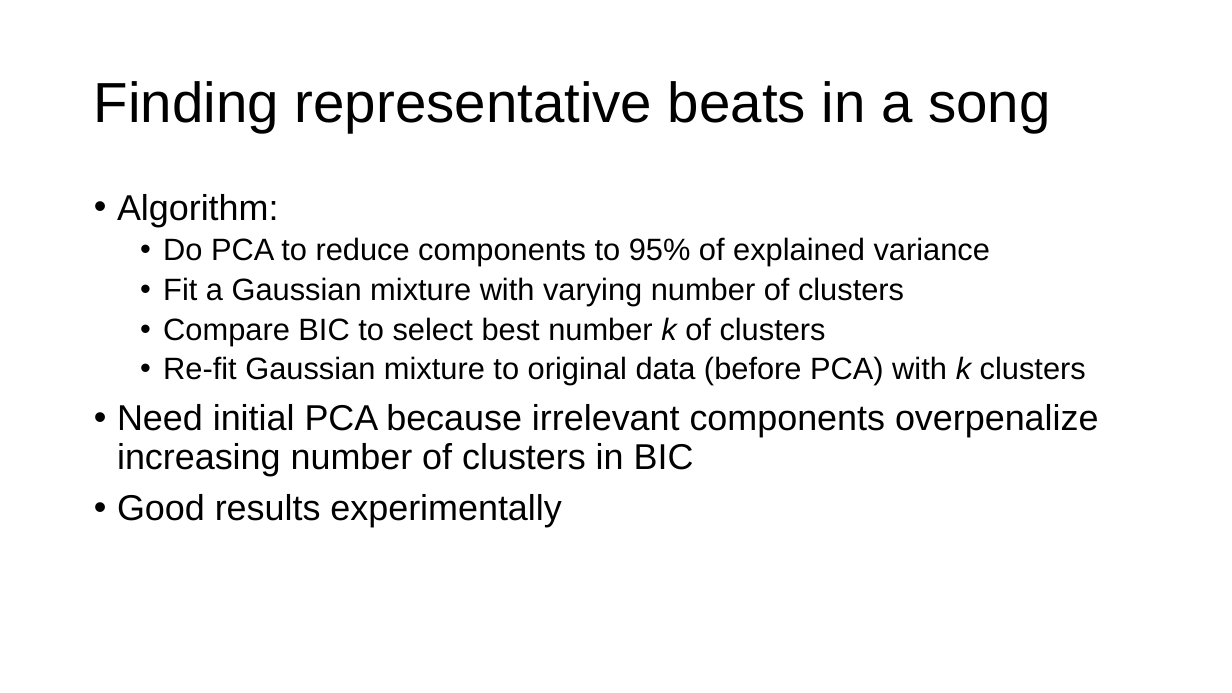
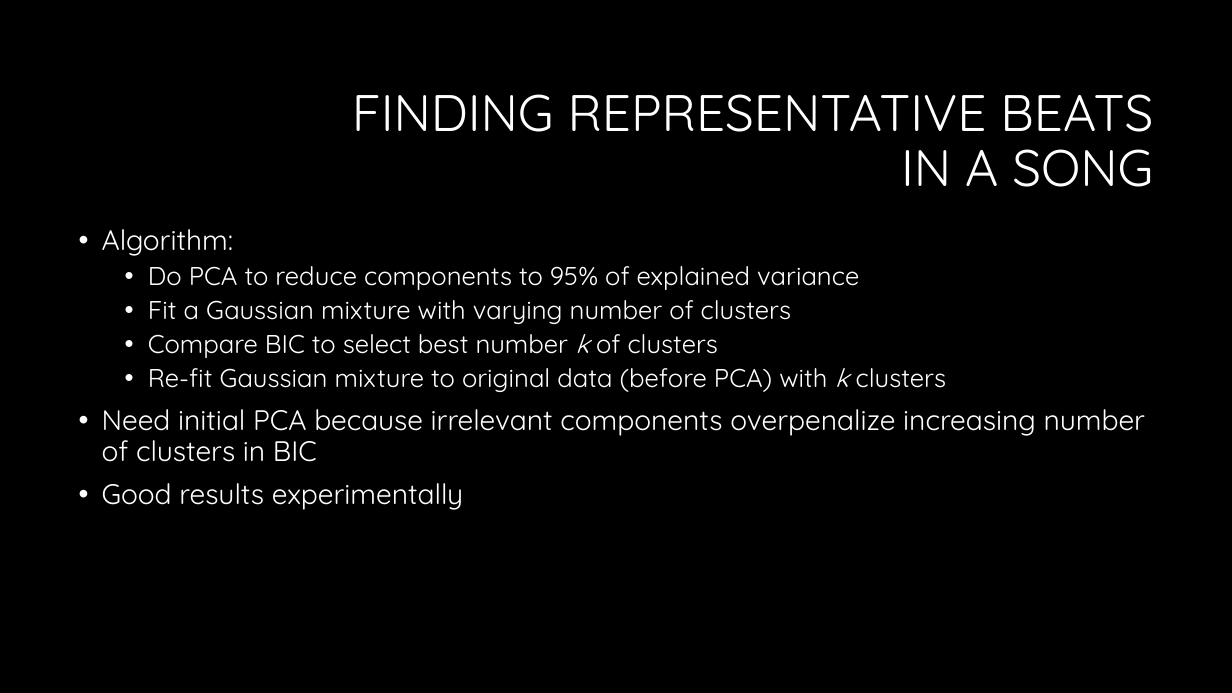
Before and after one commit to chenhi/groove_gang, a slide deck: slide 9 of presentation.pptx (slide 4 before the commit). Drawn at 1232x693 pixels with LibreOffice and Linux fonts; fonts in the diff are those of the drawing. Boxes give left, top, right and bottom in pixels: in the first picture for what was removed or moved away, otherwise in the second. Text is boxed around its words. In the diff, an @@ line names an element or a change of style, - is before the commit and + after.

```diff
--- a/presentation.pptx
+++ b/presentation.pptx
@@ background #FFFFFF to #000000 @@
@@ title at bbox=[352, 94, 1153, 187]: text changed; size 44 to 40 pt; font Arial to Quicksand; text colour #000000 to #FFFFFF @@
-Finding representative beats in a song
+FINDING REPRESENTATIVE BEATS IN A SONG
@@ text "Algorithm:": place and size @@
-text "Algorithm:" at bbox=[117, 194, 1099, 527]
+text "Algorithm:" at bbox=[102, 229, 1145, 510]
@@ text "Algorithm:" at bbox=[102, 229, 1145, 510]: size 28 to 22 pt in "Algorithm:", "Need initial PCA because irrelevant components overpenalize ...", "Good results experimentally"; font Arial to Quicksand, text colour #000000 to #FFFFFF; size 24 to 20 pt in "Do PCA to reduce components to 95% ...", "Fit a Gaussian mixture with varying number ...", "Compare BIC to select best number k ...", "Re-fit Gaussian mixture to original data (before ..." @@
```
Also in this commit, not shown: 5 other slides changed, 10 slides added, 2 slides removed, 13 other files.
